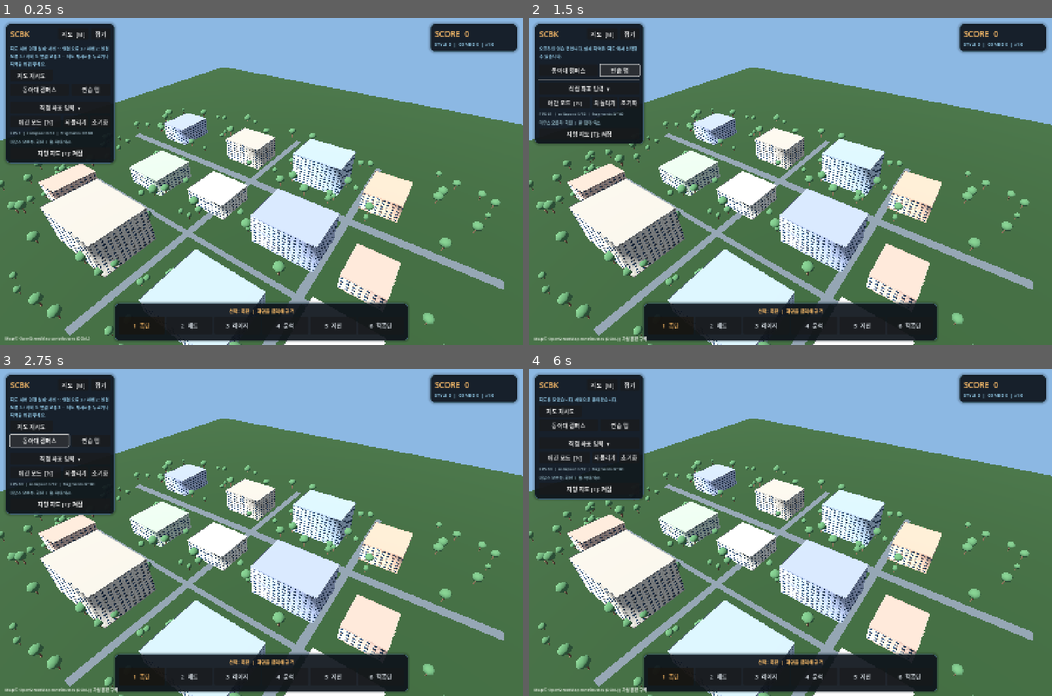
Above: before the commit, frames 1-4 (two rows, left to right).
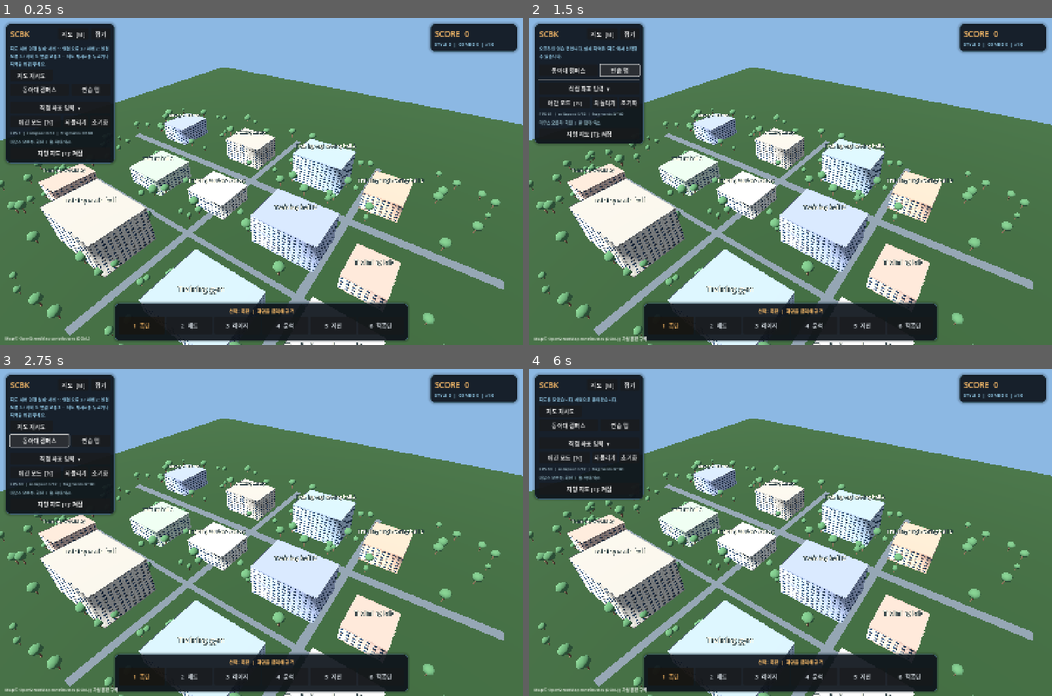
Above: after the commit, the same moments.

Repository: sopo9880/SCBK
Game: Godot game, scene res://scenes/main.tscn
Two runs of this game, one before a commit and one after it. Both use one fixed random seed, a clock stepped at 60 frames per second and the inputs below.
Inputs (mouse positions are in pixels of both pictures, inside the frame that each line leads up to):
- Up to frame 1 (0.25 s): no input
- Up to frame 2 (1.5 s): click "동아대 캠퍼스" at 0.5 s; click "연습 맵" at 1.25 s
- Up to frame 3 (2.75 s): click "동아대 캠퍼스" at 2 s
- Up to frame 4 (6 s): click "지도 [M]" at 2.75 s; click (785, 401) at 3.52 s; type "12" at 3.6 s; click "동아대 캠퍼스" at 4.25 s; click "연습 맵" at 5 s; click "게임으로 돌아가기 [ESC]" at 5.75 s

The runs differ from the first frame. In frame 1, 0.9% of the frame differs, in the area x 8-82%, y 29-100%; in frame 2, 0.9%; in frame 3, 0.9%; in frame 4, 0.9%.

Commit message:
feat(v0.2.2): identify real OSM places with bounded in-world landmark labels

Diff:
--- a/scripts/world_builder.gd
+++ b/scripts/world_builder.gd
@@ -55,6 +55,7 @@
 	_terrain.reset_plane(region_bounds)
 	_dem_active = false
 	var entries: Array = region.get("buildings", [])
+	var landmark_count: int = 0
 	for entry in entries:
 		if not entry is Dictionary:
 			continue
@@ -67,6 +68,12 @@
 		obj.set_ground_height(_terrain.height_at(obj.position.x, obj.position.z))
 		obj.set_night(_night)
 		obj.building_broken.connect(_on_building_broken)
+		var title: String = str(entry.get("name", "")).strip_edges()
+		# Only mapped proper names become floating landmarks; never invent
+		# a campus name from a feature ID or address.
+		if title != "" and not title.begins_with("Building ") and landmark_count < 14:
+			_add_landmark(obj, title)
+			landmark_count += 1
 		buildings.append(obj)
 		if buildings.size() >= MAX_BUILDINGS:
 			break
@@ -74,6 +81,21 @@
 	_build_roads(_road_data)
 	_build_vegetation(region)
 	return buildings.size()
+
+func _add_landmark(building: Node3D, name_text: String) -> void:
+	var marker := Label3D.new()
+	marker.name = "LandmarkLabel"
+	marker.text = name_text.left(28)
+	marker.font_size = 32
+	marker.pixel_size = 0.15
+	marker.outline_size = 7
+	marker.billboard = BaseMaterial3D.BILLBOARD_ENABLED
+	marker.shaded = false
+	marker.modulate = Color(1.0, 0.98, 0.85)
+	marker.outline_modulate = Color(0.10, 0.16, 0.18, 0.96)
+	marker.position = Vector3(0, building.height_m + 8.0, 0)
+	marker.cast_shadow = GeometryInstance3D.SHADOW_CASTING_SETTING_OFF
+	building.add_child(marker)
 
 func terrain_height_at(x: float, z: float) -> float:
 	return _terrain.height_at(x, z)
